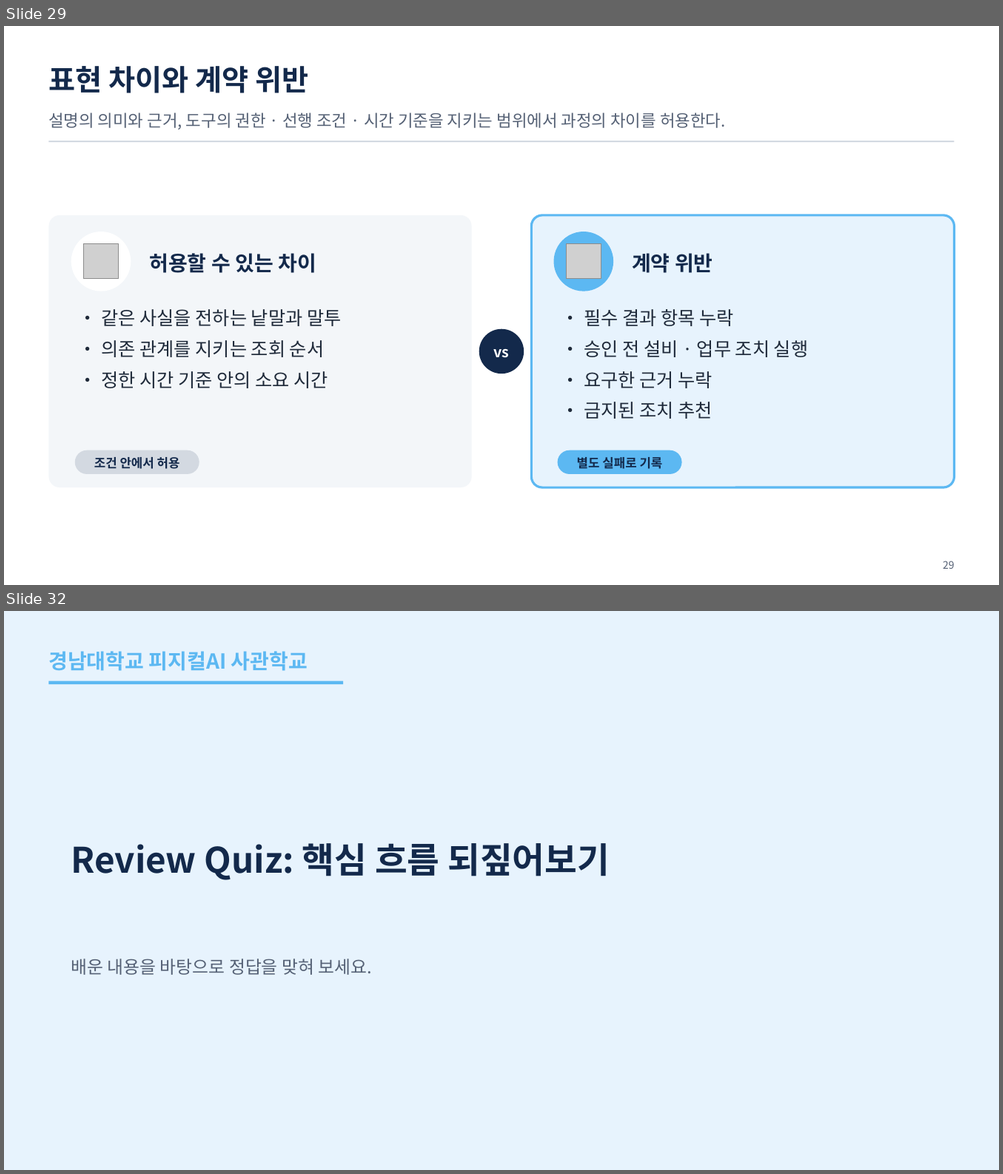
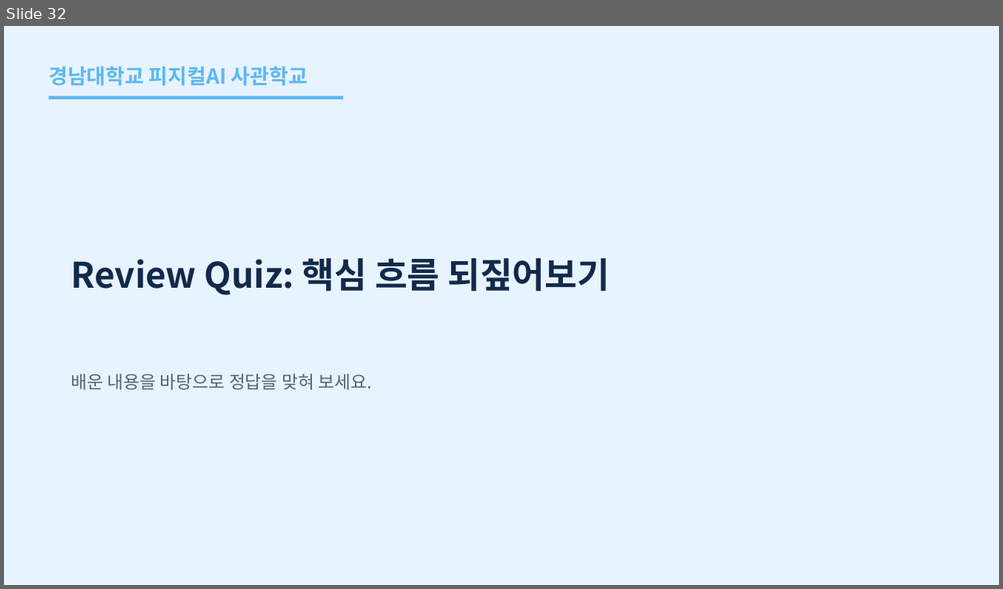
Before and after one commit to uengine-oss/hyd-iot-edu, a slide deck: workspace/강의제작/산출물/통합반/이론_오프라인/07회차/통합반_오프라인_07회차.pptx. Shown one above the other, each under a label of ours: slides 29 and 32 before the commit, slide 32 after it; the slides between them are not shown. The pictures are 1003x1174 and 1003x589 pixels, drawn with LibreOffice and Linux fonts; fonts in the diff are those of the drawing; grey boxes stand for pictures. Boxes give left, top, right and bottom in pixels: in the first picture for what was removed or moved away, otherwise in the second. Text is boxed around its words. In the diff, an @@ line names an element or a change of style, - is before the commit and + after.

Commit message:
통합반 7회차 현장 23~31장 변경 검증·업무 적용과 복습 확정

```diff
--- a/workspace/강의제작/산출물/통합반/이론_오프라인/07회차/통합반_오프라인_07회차.pptx
+++ b/workspace/강의제작/산출물/통합반/이론_오프라인/07회차/통합반_오프라인_07회차.pptx
@@ slide 29 removed at [4,26,999,585], background #FFFFFF @@
@@ text removed at [48,66,308,93] @@
-표현 차이와 계약 위반
@@ text removed at [48,113,726,130] @@
-설명의 의미와 근거, 도구의 권한 · 선행 조건 · 시간 기준을 지키는 범위에서 과정의 차이를 허용한다.
@@ rectangle removed at [48,141,954,142] @@
@@ rounded rectangle removed at [48,215,472,488] @@
@@ rounded rectangle removed at [532,215,955,488] @@
@@ ellipse removed at [71,232,131,292] @@
@@ picture removed at [84,244,118,279] @@
@@ ellipse removed at [554,232,614,292] @@
@@ picture removed at [566,244,600,279] @@
@@ text removed at [149,253,316,273] @@
-허용할 수 있는 차이
@@ text removed at [632,253,713,273] @@
-계약 위반
@@ text removed at [101,309,341,389] @@
-• 같은 사실을 전하는 낱말과 말투
-• 의존 관계를 지키는 조회 순서
-• 정한 시간 기준 안의 소요 시간
@@ text removed at [583,309,808,419] @@
-• 필수 결과 항목 누락
-• 승인 전 설비 · 업무 조치 실행
-• 요구한 근거 누락
-• 금지된 조치 추천
@@ ellipse removed at [479,329,524,375] @@
@@ text removed at [493,349,509,358] @@
-vs
@@ rounded rectangle removed at [75,451,199,474] @@
@@ text removed at [94,457,180,469] @@
-조건 안에서 허용
@@ rounded rectangle removed at [558,451,683,474] @@
@@ text removed at [577,457,663,469] @@
-별도 실패로 기록
@@ text removed at [942,561,954,569] @@
-29
```
Also in this commit, not shown: 6 slides changed, 3 slides added, 2 other slides removed, 10 other files.
